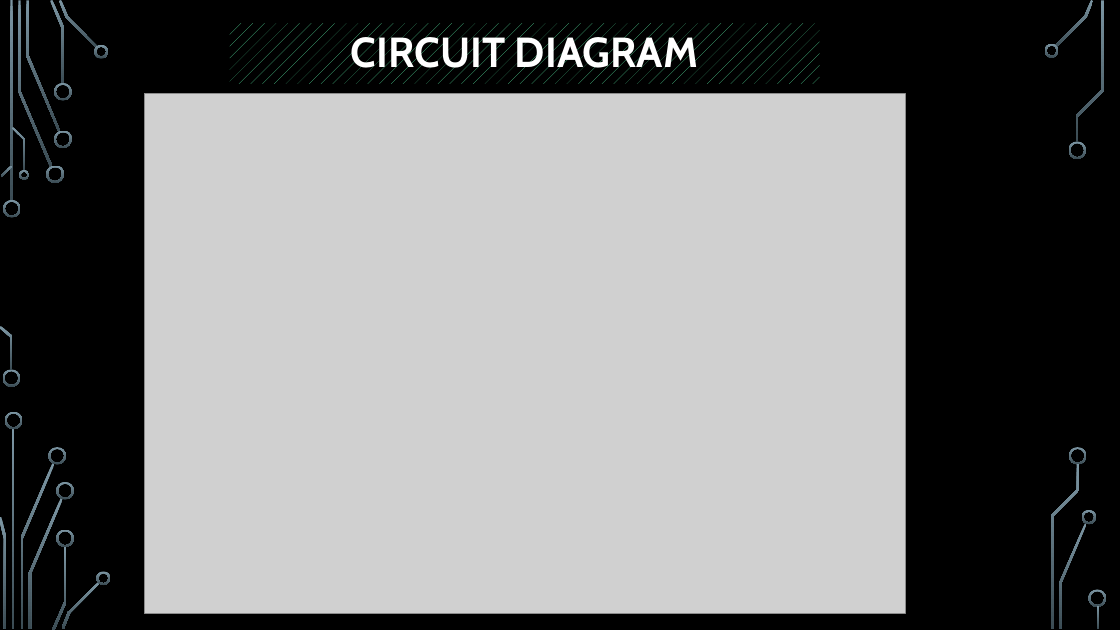
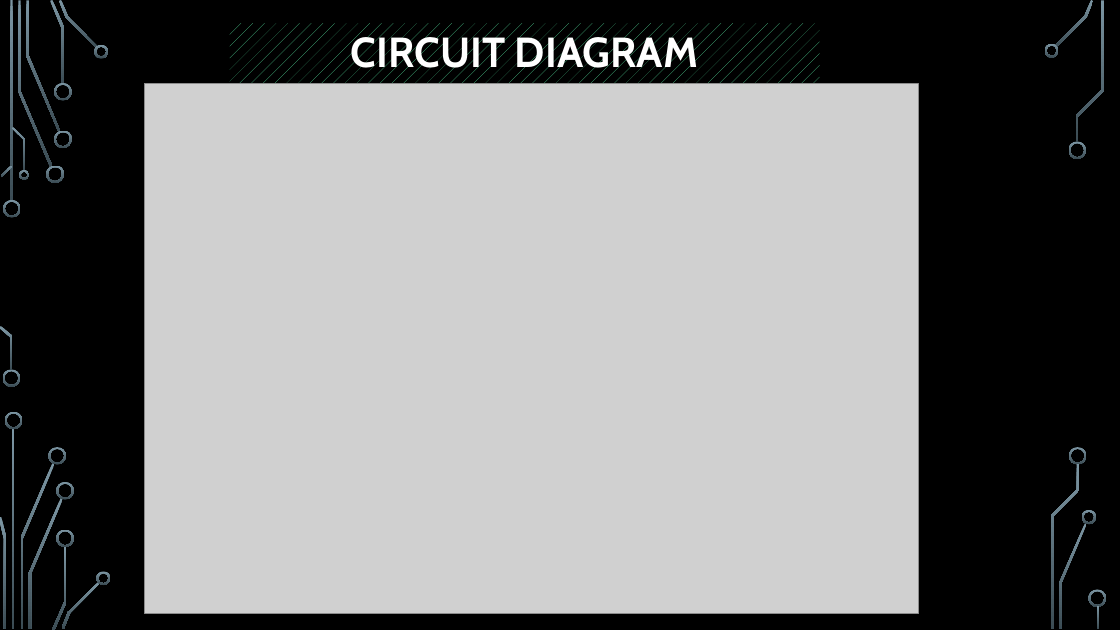
Before and after one commit to HumbleBee14/Raspberry-Pi-Python-RFID-Smart-Attendance-Management, a slide deck: slide 5 of MiniProjectPresentation.pptx. Drawn at 1120x630 pixels with LibreOffice and Linux fonts; fonts in the diff are those of the drawing; grey boxes stand for pictures; background and template pictures are left out. Boxes give left, top, right and bottom in pixels: in the first picture for what was removed or moved away, otherwise in the second. Text is boxed around its words. In the diff, an @@ line names an element or a change of style, - is before the commit and + after.

```diff
--- a/MiniProjectPresentation.pptx
+++ b/MiniProjectPresentation.pptx
@@ title "CIRCUIT DIAGRAM": place and size @@
-title "CIRCUIT DIAGRAM" at (351, 32, 698, 77)
+title "CIRCUIT DIAGRAM" at (229, 24, 819, 84)
@@ picture: place and size @@
-picture at (145, 93, 906, 613)
+picture at (145, 84, 919, 613)
```
Also in this commit, not shown: 5 other slides changed.
